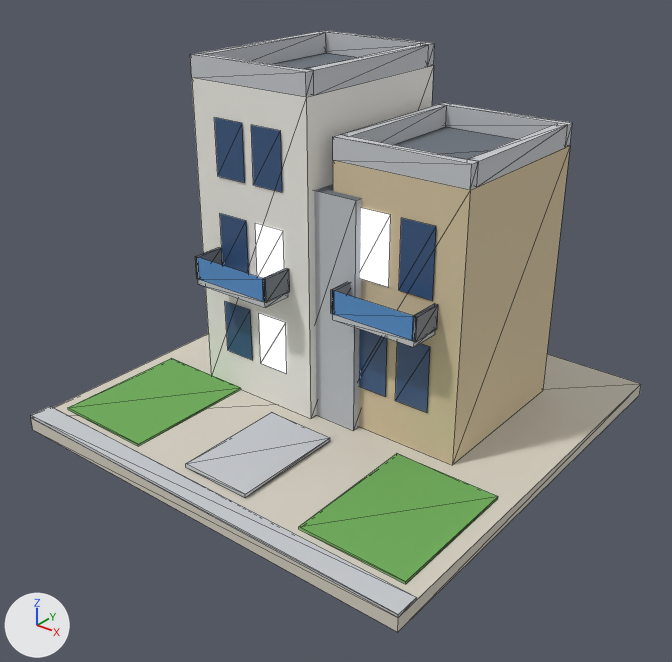
Two versions of the glTF model public/models/v2/06_lod1.glb, one commit apart.
Before and after are seen from a camera (50 mm lens) standing at (1.101, -1.412, 1.067) and looking at (0.026, -0.068, 0.234). The axes (+X, +Y, +Z) are drawn at lower left. The lights are the same throughout. The first picture is the older version. Mesh edges are drawn as thin lines. Vertices at exactly the same position are counted once.

Names of what the first picture shows: 'b06_v2_lod1'.
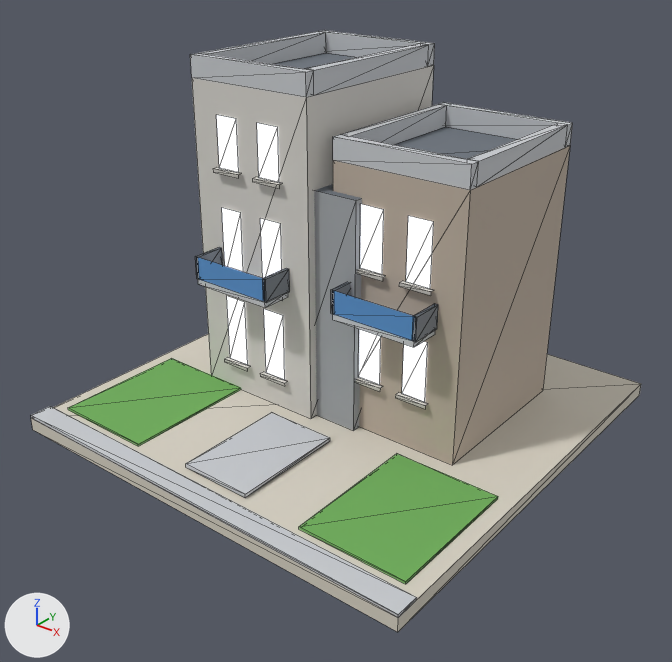
Changed parts and their boxes (x1, y1, x2, y2) in the pictures (672 x 662 px):
'b06_v2_lod1', surface changed, reshaped: (31, 30, 641, 632) in both
part 1 of me_b06_v2_lod1, rebuilt (28% narrower, 12% shorter): before (251, 125, 282, 192); after (257, 123, 279, 182)
part 2 of me_b06_v2_lod1, rebuilt: before (359, 329, 387, 397); after (359, 329, 381, 385)
part 3 of me_b06_v2_lod1, rebuilt (22% narrower, 10% shorter): before (360, 208, 391, 287); after (360, 204, 384, 275)
part 4 of me_b06_v2_lod1, rebuilt (25% narrower, 14% shorter): before (395, 342, 430, 413); after (402, 341, 428, 402)
part 5 of me_b06_v2_lod1, rebuilt (24% narrower, 11% shorter): before (399, 218, 436, 300); after (406, 216, 434, 289)
part 6 of me_b06_v2_lod1, rebuilt (24% narrower, 16% taller): before (259, 313, 287, 374); after (264, 309, 285, 380)
part 7 of me_b06_v2_lod1, rebuilt (21% narrower, 17% taller): before (225, 301, 252, 360); after (227, 296, 248, 365)
part 8 of me_b06_v2_lod1, rebuilt: before (255, 223, 284, 278); after (260, 218, 282, 278)
part 9 of me_b06_v2_lod1, rebuilt: before (220, 214, 249, 274); after (222, 208, 243, 272)
part 10 of me_b06_v2_lod1, rebuilt (28% narrower, 12% shorter): before (214, 117, 245, 183); after (217, 115, 239, 173)
part 11 of me_b06_v2_lod1, added: after (213, 167, 433, 409)

Patch to the scene script:
```diff
--- a/public/models/v2/06_lod1.glb.py
+++ b/public/models/v2/06_lod1.glb.py
@@ mat_wall_white @@
 n2 = _N.new('ShaderNodeMix'); n2.name = 'Mix'
 n2.inputs[0].default_value = 1.0  # 'Factor'
-n2.inputs[7].default_value = (0.896, 0.88, 0.823, 1.0)  # 'B', white #f3f1ea
+n2.inputs[7].default_value = (0.68, 0.658, 0.617, 1.0)  # 'B', light grey #d7d4ce
 n3 = _N.new('ShaderNodeVertexColor'); n3.name = 'Color Attribute'
@@ mat_wall_beige @@
 n2 = _N.new('ShaderNodeMix'); n2.name = 'Mix'
 n2.inputs[0].default_value = 1.0  # 'Factor'
-n2.inputs[7].default_value = (0.694, 0.571, 0.366, 1.0)  # 'B', beige #d9c7a3
+n2.inputs[7].default_value = (0.521, 0.44, 0.361, 1.0)  # 'B', light grey #bfb1a2
 n3 = _N.new('ShaderNodeVertexColor'); n3.name = 'Color Attribute'
@@ mat_wall_grey @@
 n2 = _N.new('ShaderNodeMix'); n2.name = 'Mix'
 n2.inputs[0].default_value = 1.0  # 'Factor'
-n2.inputs[7].default_value = (0.521, 0.546, 0.578, 1.0)  # 'B', light grey #bfc3c8
+n2.inputs[7].default_value = (0.361, 0.381, 0.402, 1.0)  # 'B', grey #a2a6aa
 n3 = _N.new('ShaderNodeVertexColor'); n3.name = 'Color Attribute'
@@ mat_glow_window_res @@
+mat_glow_window_res = bpy.data.materials.new('glow_window_res')
+# nodes: BsdfPrincipled, Mix, OutputMaterial, VertexColor
+# colours: blue #3d5a82, mixed with the vertex colours
@@ mat_white @@
+mat_white = bpy.data.materials.new('white')
+# nodes: BsdfPrincipled, Mix, OutputMaterial, VertexColor
+# colours: light grey #cecbc4, mixed with the vertex colours
@@ me_b06_v2_lod1 @@
-me_b06_v2_lod1.from_pydata(...)  # 194 vertices, 244 faces; spans x -0.48..0.48, y -0.48..0.48, z 0.0..0.755
+me_b06_v2_lod1.from_pydata(...)  # 254 vertices, 284 faces; spans x -0.48..0.48, y -0.48..0.48, z 0.0..0.755
+# me_b06_v2_lod1 part 1: the loose piece of 4 vertices spanning x -0.148..-0.072, y -0.113, z 0.52..0.64 is rebuilt with 4 vertices and now spans x -0.133..-0.078, y -0.113, z 0.538..0.646, in mat_glow_window_res
+# me_b06_v2_lod1 part 2: the loose piece of 4 vertices spanning x 0.082..0.158, y -0.073, z 0.128..0.272 is rebuilt with 4 vertices and now spans x 0.088..0.143, y -0.073, z 0.15..0.279, in mat_glow_window_res
+# me_b06_v2_lod1 part 3: the loose piece of 4 vertices spanning x 0.082..0.158, y -0.073, z 0.368..0.512 is rebuilt with 4 vertices and now spans x 0.088..0.143, y -0.073, z 0.39..0.519, in mat_glow_window_res
+# me_b06_v2_lod1 part 4: the loose piece of 4 vertices spanning x 0.182..0.258, y -0.073, z 0.128..0.272 is rebuilt with 4 vertices and now spans x 0.197..0.252, y -0.073, z 0.15..0.279, in mat_glow_window_res
+# me_b06_v2_lod1 part 5: the loose piece of 4 vertices spanning x 0.182..0.258, y -0.073, z 0.368..0.512 is rebuilt with 4 vertices and now spans x 0.197..0.252, y -0.073, z 0.39..0.519, in mat_glow_window_res
+# me_b06_v2_lod1 part 6: the loose piece of 4 vertices spanning x -0.148..-0.072, y -0.113, z 0.12..0.24 is rebuilt with 4 vertices and now spans x -0.133..-0.078, y -0.113, z 0.102..0.254, in mat_glow_window_res
+# me_b06_v2_lod1 part 7: the loose piece of 4 vertices spanning x -0.248..-0.172, y -0.113, z 0.12..0.24 is rebuilt with 4 vertices and now spans x -0.242..-0.187, y -0.113, z 0.102..0.254, in mat_glow_window_res
+# me_b06_v2_lod1 part 8: the loose piece of 4 vertices spanning x -0.148..-0.072, y -0.113, z 0.32..0.44 is rebuilt with 4 vertices and now spans x -0.133..-0.078, y -0.113, z 0.302..0.454, in mat_glow_window_res
+# me_b06_v2_lod1 part 9: the loose piece of 4 vertices spanning x -0.248..-0.172, y -0.113, z 0.32..0.44 is rebuilt with 4 vertices and now spans x -0.242..-0.187, y -0.113, z 0.302..0.454, in mat_glow_window_res
+# me_b06_v2_lod1 part 10: the loose piece of 4 vertices spanning x -0.248..-0.172, y -0.113, z 0.52..0.64 is rebuilt with 4 vertices and now spans x -0.242..-0.187, y -0.113, z 0.538..0.646, in mat_glow_window_res
+# me_b06_v2_lod1 part 11
+# 30 vertices are added at x -0.25..0.189, y -0.123..-0.073, z 0.094..0.538
+# 30 new vertices lie (0.071, 0.0, 0.0) away from vertices in x -0.25..0.189, y -0.123..-0.073, z 0.094..0.538
+# 40 new faces join them, mat_white
 me_b06_v2_lod1.materials.append(mat_paving)
@@ me_b06_v2_lod1 @@
 me_b06_v2_lod1.materials.append(mat_wall_grey)
-me_b06_v2_lod1.materials.append(mat_glass_dark)
-me_b06_v2_lod1.materials.append(mat_glow_window)
 me_b06_v2_lod1.materials.append(mat_glass_blue)
 me_b06_v2_lod1.materials.append(mat_metal_dark)
+me_b06_v2_lod1.materials.append(mat_glow_window_res)
+me_b06_v2_lod1.materials.append(mat_white)
```
